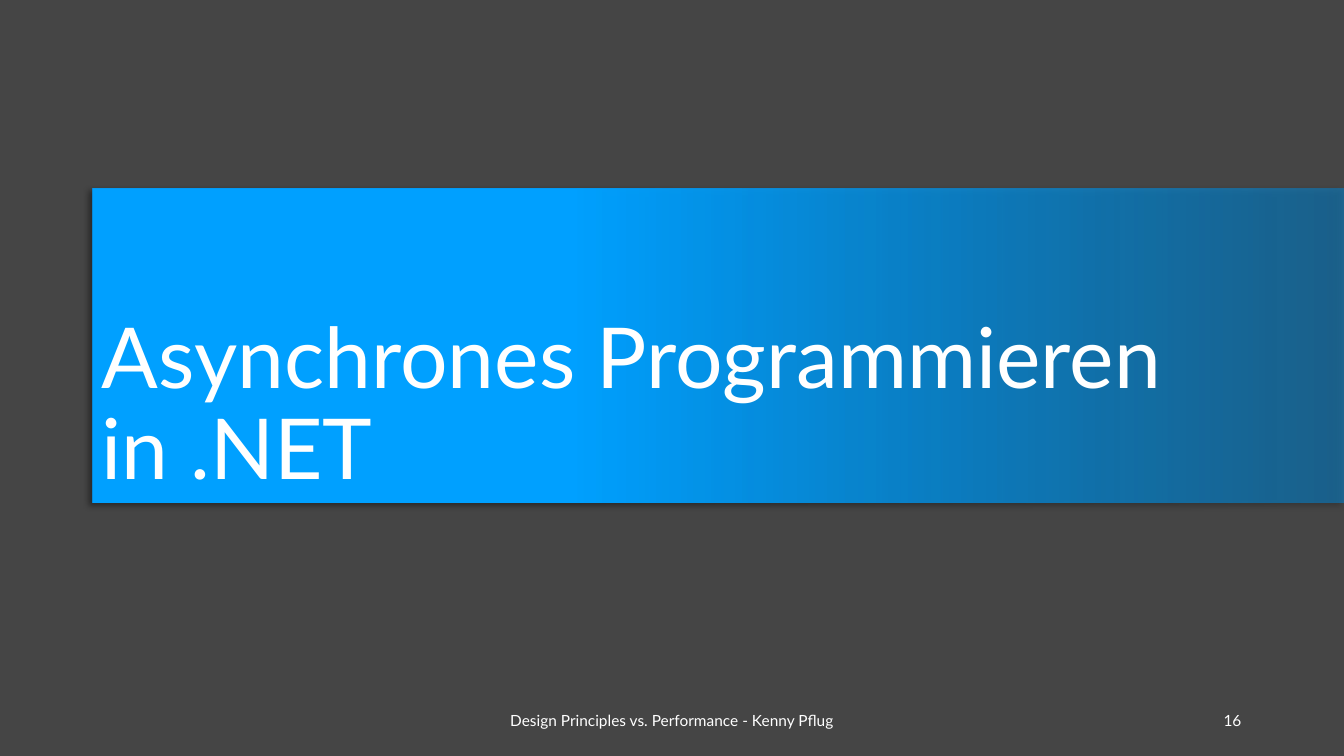
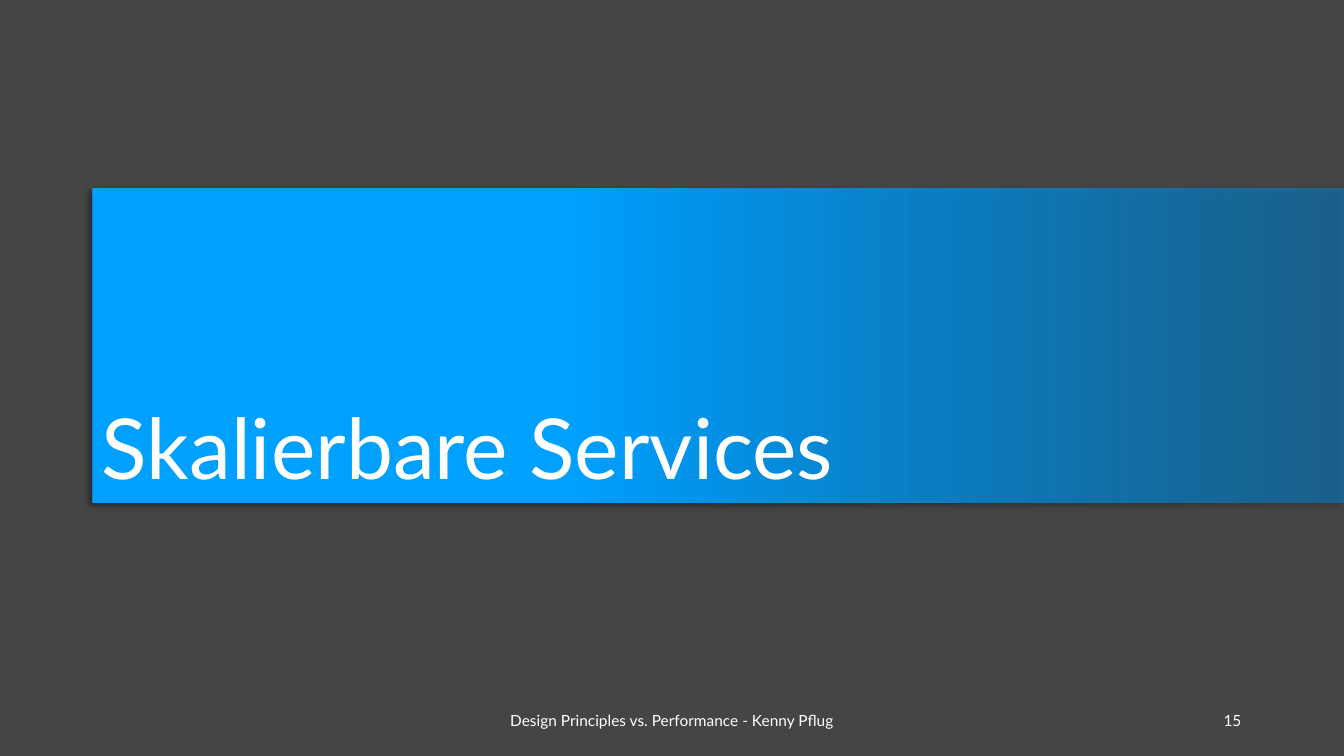
Before and after one commit to feO2x/Adc2021.DesignPrinciplesVsPerformance, a slide deck: slide 15 of Design Principles vs. Performance.pptx (slide 16 before the commit). Drawn at 1344x756 pixels with LibreOffice and Linux fonts; fonts in the diff are those of the drawing; background and template pictures are left out. Boxes give left, top, right and bottom in pixels: in the first picture for what was removed or moved away, otherwise in the second. Text is boxed around its words. In the diff, an @@ line names an element or a change of style, - is before the commit and + after.

```diff
--- a/Design Principles vs. Performance.pptx
+++ b/Design Principles vs. Performance.pptx
@@ title at [102,417,833,480]: text changed @@
-Asynchrones Programmieren
-in .NET
+Skalierbare Services
@@ page number at [1224,715,1242,726]: text changed @@
-16
+15
```
Also in this commit, not shown: 5 other slides changed, 1 slide added, 6 slides removed.
